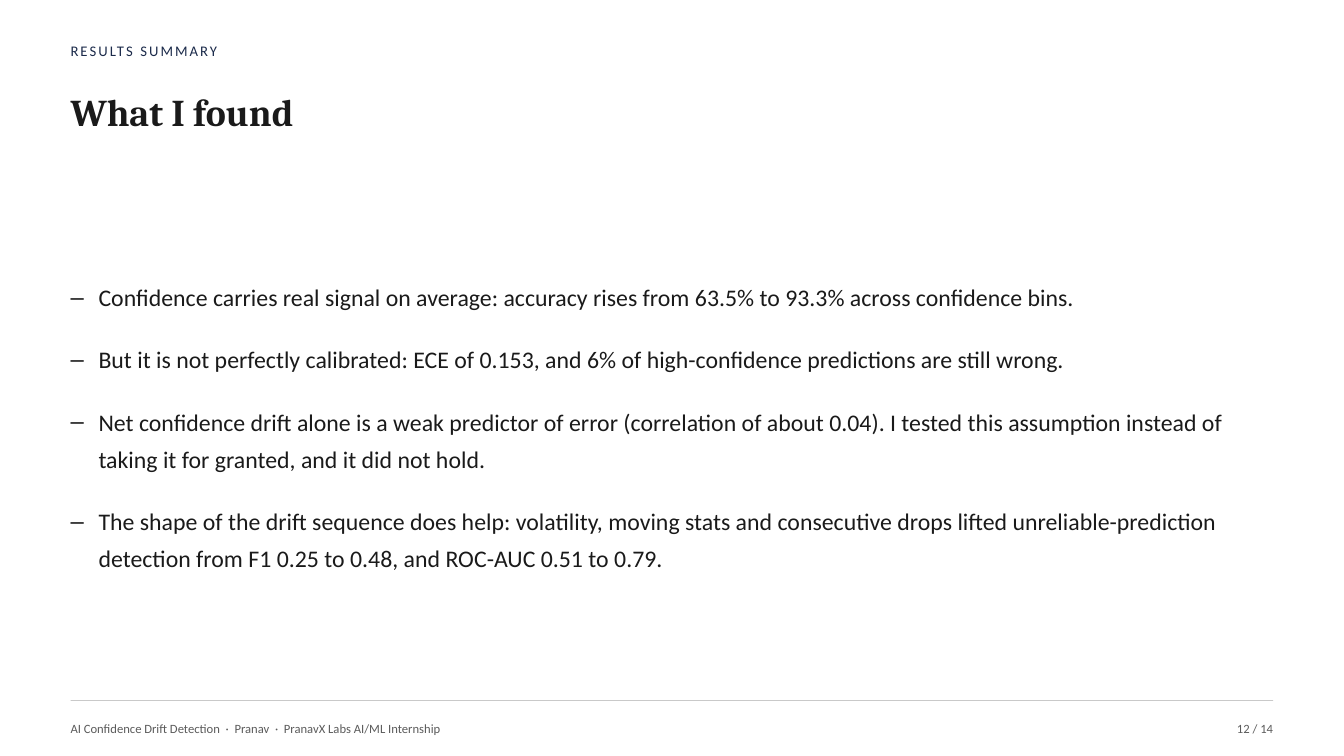
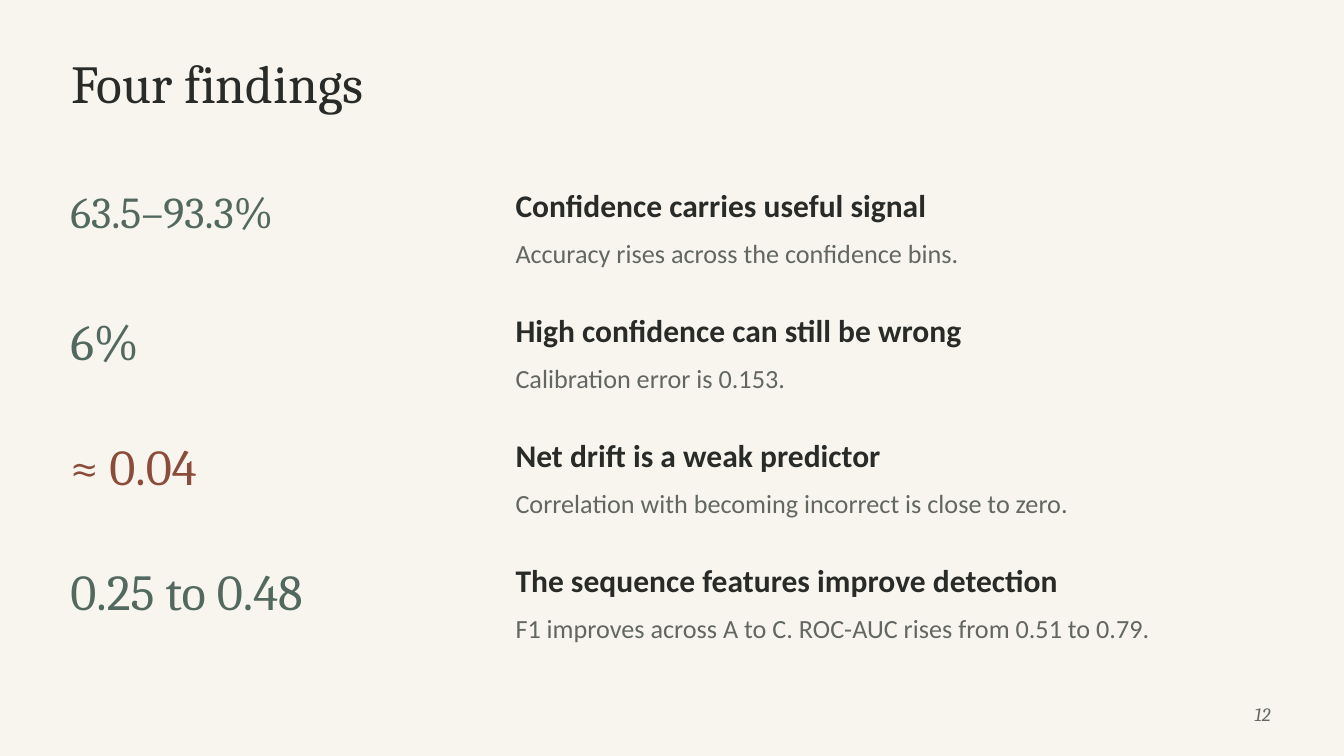
Before and after one commit to ahansardar/ai-confidence-drift, a slide deck: slide 12 of reports/presentation/AI_Confidence_Drift_Presentation.pptx. Drawn at 1344x756 pixels with LibreOffice and Linux fonts; fonts in the diff are those of the drawing. Boxes give left, top, right and bottom in pixels: in the first picture for what was removed or moved away, otherwise in the second. Text is boxed around its words. In the diff, an @@ line names an element or a change of style, - is before the commit and + after.

Commit message:
font change

```diff
--- a/reports/presentation/AI_Confidence_Drift_Presentation.pptx
+++ b/reports/presentation/AI_Confidence_Drift_Presentation.pptx
@@ background #FFFFFF to #F8F5EF @@
@@ text removed at (71,35,877,66) @@
-RESULTS SUMMARY
@@ text added at (71,65,364,115), 38.2 pt, text #292B28 @@
+Four findings
@@ text removed at (71,99,293,127) @@
-What I found
@@ text added at (70,197,273,230), 31.5 pt, text #53695F @@
+63.5–93.3%
@@ text added at (516,195,926,223), 22.5 pt, text #292B28, bold @@
+Confidence carries useful signal
@@ text added at (516,245,958,267), 18.8 pt, text #636761 @@
+Accuracy rises across the confidence bins.
@@ text removed at (99,289,1222,570) @@
-– Confidence carries real signal on average: accuracy rises from 63.5% to 93.3% across confidence bins.
-– But it is not perfectly calibrated: ECE of 0.153, and 6% of high-confidence predictions are still wrong.
-– Net confidence drift alone is a weak predictor of error (correlation of about 0.04). I tested this assumption instead of taking it for granted, and it did not hold.
-– The shape of the drift sequence does help: volatility, moving stats and consecutive drops lifted unreliable-prediction detection from F1 0.25 to 0.48, and ROC-AUC 0.51 to 0.79.
@@ text added at (70,324,138,362), 36 pt, text #53695F @@
+6%
@@ text added at (516,320,961,348), 22.5 pt, text #292B28, bold @@
+High confidence can still be wrong
@@ text added at (516,370,785,388), 18.8 pt, text #636761 @@
+Calibration error is 0.153.
@@ text added at (516,445,880,472), 22.5 pt, text #292B28, bold @@
+Net drift is a weak predictor
@@ text added at (109,451,196,486), 36 pt, text #8B4C3B @@
+≈ 0.04
@@ text added at (516,495,1068,518), 18.8 pt, text #636761 @@
+Correlation with becoming incorrect is close to zero.
@@ text added at (70,576,303,611), 36 pt, text #53695F @@
+0.25 to 0.48
@@ text added at (516,570,1058,597), 22.5 pt, text #292B28, bold @@
+The sequence features improve detection
@@ text added at (516,620,1149,642), 18.8 pt, text #636761 @@
+F1 improves across A to C. ROC-AUC rises from 0.51 to 0.79.
@@ line removed from (71, 701) to (1273, 701) @@
@@ text "12" at (1254,708,1270,721): vertical alignment middle to top @@
@@ text at (1254,708,1270,721): text changed; size 9 to 13.5 pt; font Calibri to Cambria; text colour #5B5B5B to #636761; italic on @@
-12 / 14
+12
@@ text removed at (71,724,440,735) @@
-AI Confidence Drift Detection · Pranav · PranavX Labs AI/ML Internship
```
Also in this commit, not shown: 10 other slides changed, 3 slides added, 3 slides removed.
